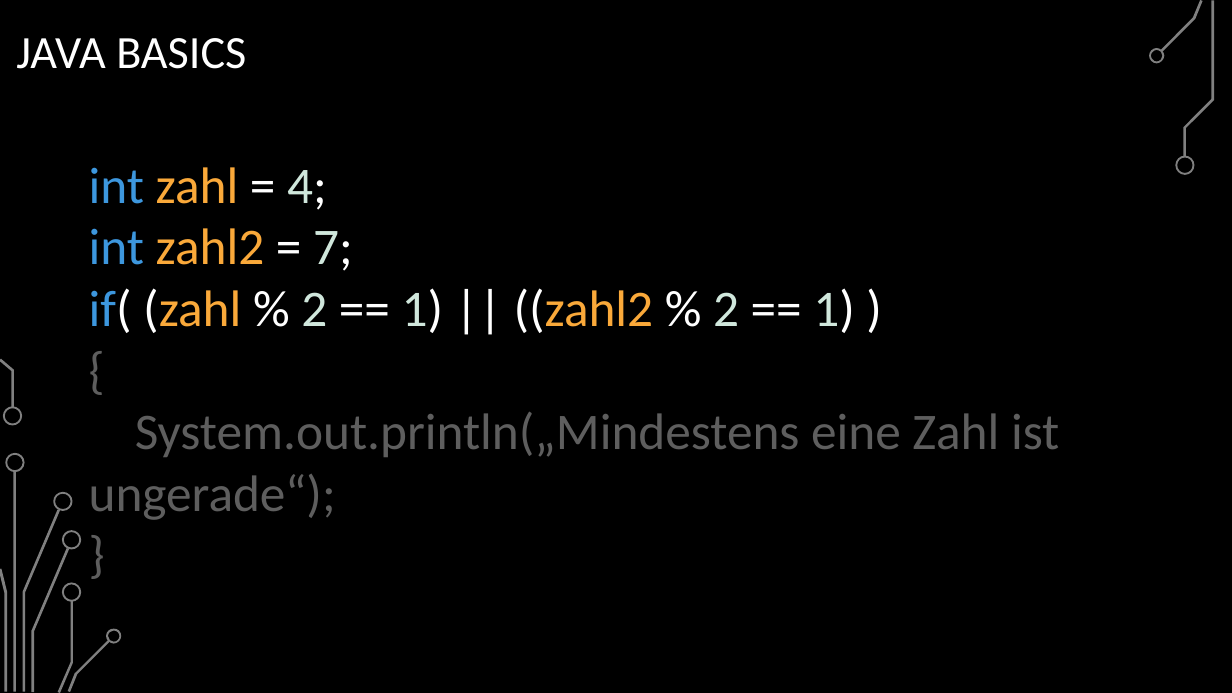
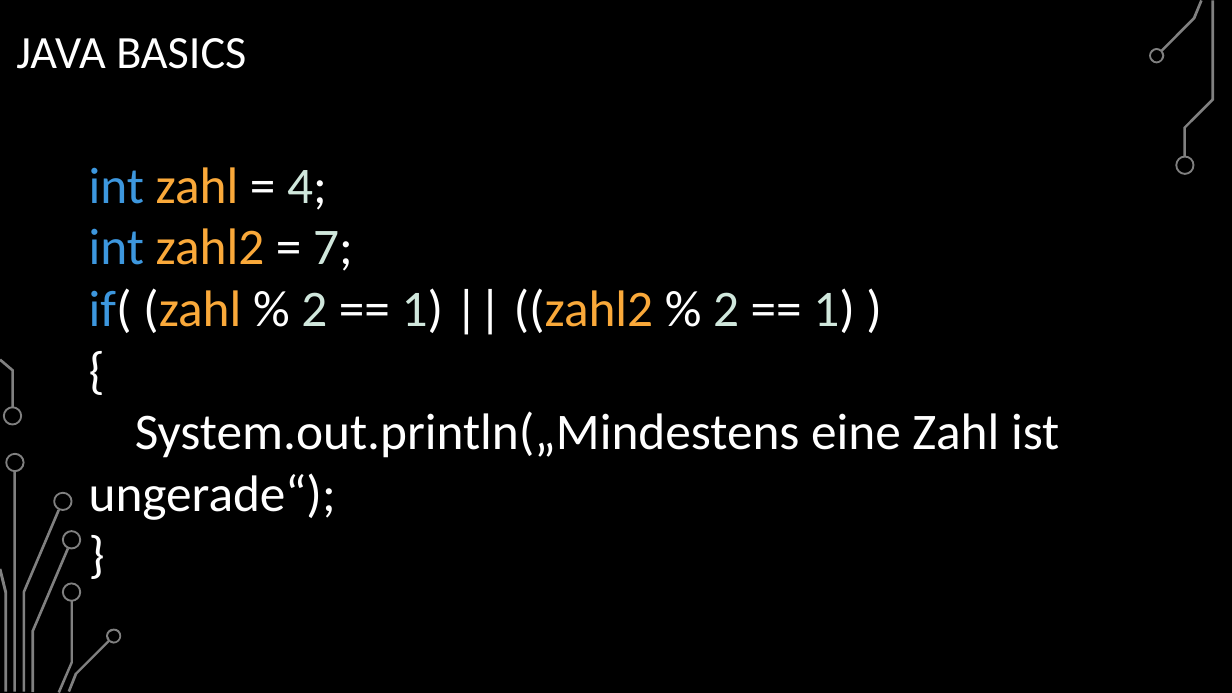
Before and after one commit to BelmontR/Java-Tutorial-Course, a slide deck: slide 50 of Java Grundkurs.pptx. Drawn at 1232x693 pixels with LibreOffice and Linux fonts; fonts in the diff are those of the drawing; background and template pictures are left out. Boxes give left, top, right and bottom in pixels: in the first picture for what was removed or moved away, otherwise in the second. Text is boxed around its words. In the diff, an @@ line names an element or a change of style, - is before the commit and + after.

```diff
--- a/Java Grundkurs.pptx
+++ b/Java Grundkurs.pptx
@@ text at (x1=89, y1=411, x2=1059, y2=520): text colour #5E5E5E to #FFFFFF in "{", "System.out.println(„Mindestens eine Zahl ist ungerade“);", "}" @@
```
Also in this commit, not shown: 3 other slides changed, 1 slide added, 4 other files.
